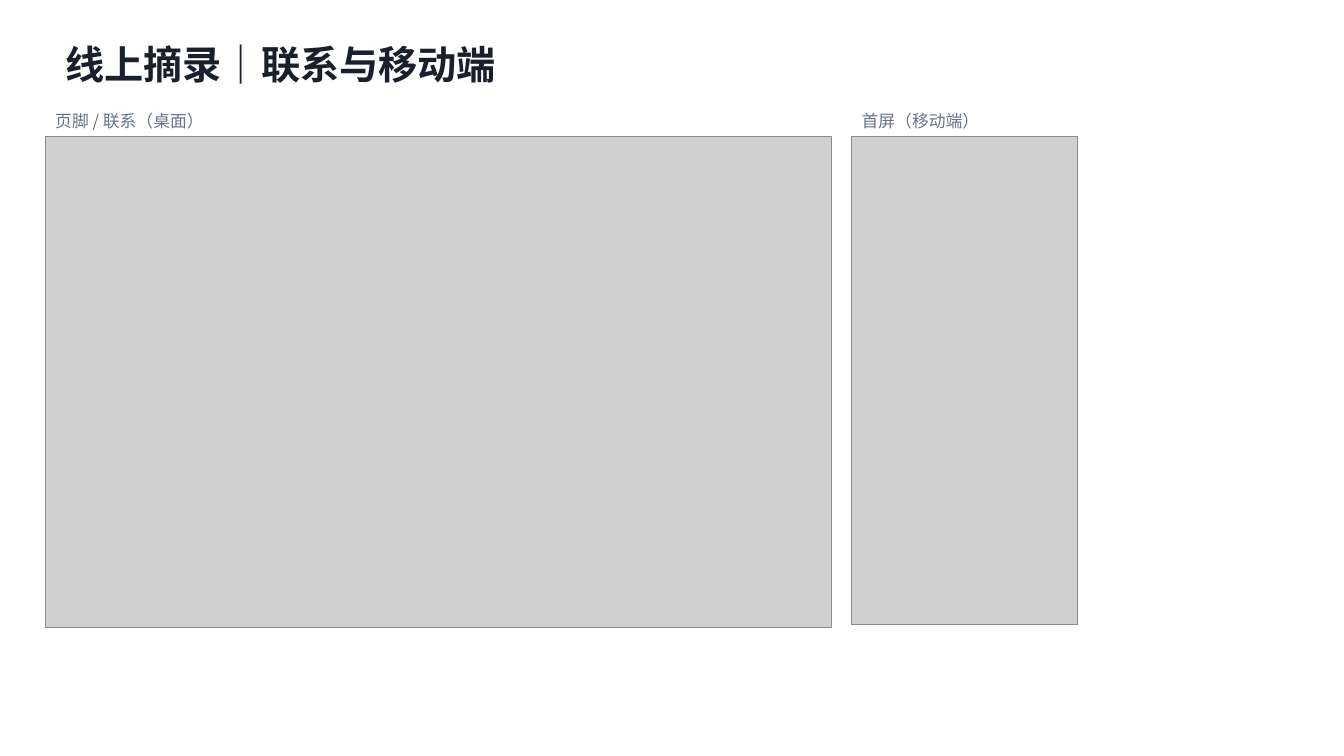
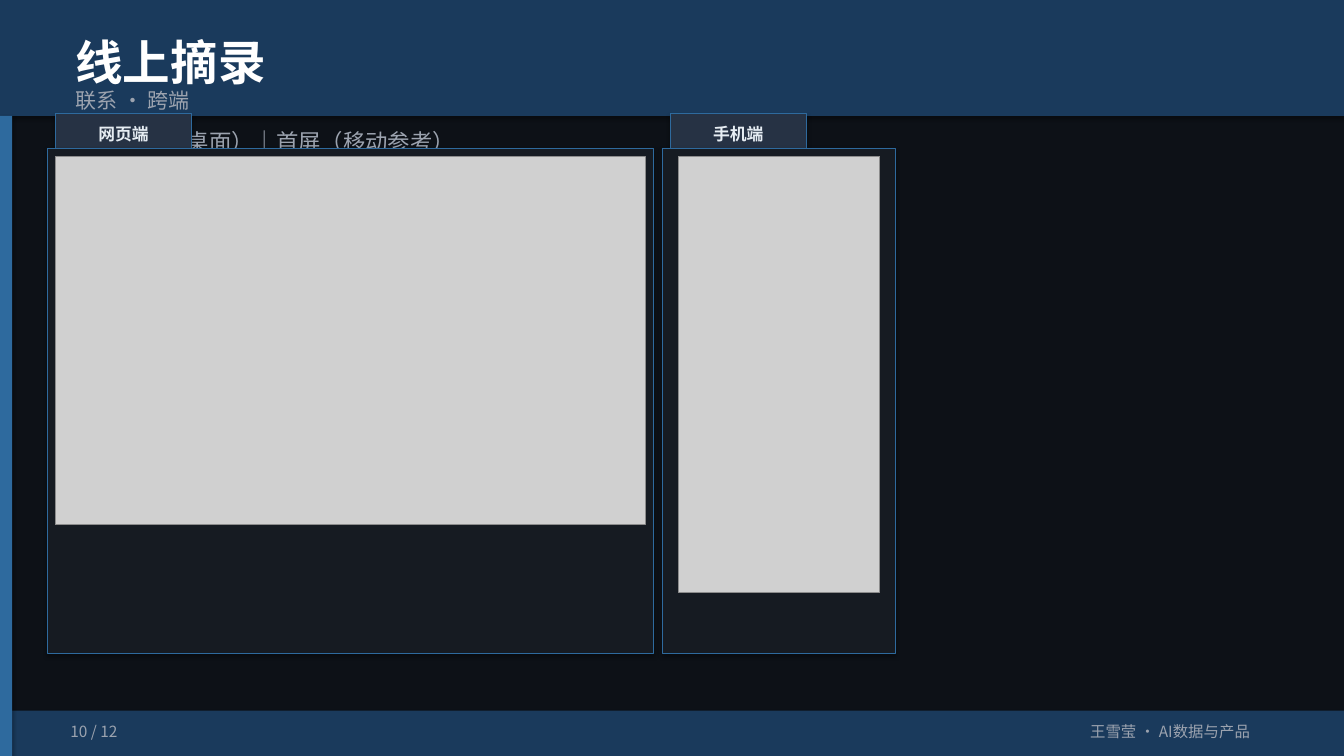
Before and after one commit to HSDCT1230/hsdct, a slide deck: slide 10 of portfolio/xolome-portfolio.pptx. Drawn at 1344x756 pixels with LibreOffice and Linux fonts; fonts in the diff are those of the drawing; grey boxes stand for pictures. Boxes give left, top, right and bottom in pixels: in the first picture for what was removed or moved away, otherwise in the second. Text is boxed around its words. In the diff, an @@ line names an element or a change of style, - is before the commit and + after.

```diff
--- a/portfolio/xolome-portfolio.pptx
+++ b/portfolio/xolome-portfolio.pptx
@@ rectangle added at (x1=0, y1=0, x2=1344, y2=756), fill #0D1117 @@
@@ rectangle added at (x1=0, y1=0, x2=1344, y2=116), fill #1A3A5C @@
@@ text at (x1=75, y1=39, x2=265, y2=93): text changed; size 28 to 34 pt; text colour #1A1F2E to #FFFFFF @@
-线上摘录｜联系与移动端
+线上摘录
@@ rectangle added at (x1=0, y1=116, x2=12, y2=756), fill #2E6A9E @@
@@ rectangle added at (x1=55, y1=114, x2=192, y2=152), fill #263244, outline #2E6A9E 0.75 pt @@
@@ text added at (x1=75, y1=90, x2=190, y2=110), 15 pt, text #9CA3AF @@
+联系 · 跨端
@@ rectangle added at (x1=670, y1=114, x2=807, y2=152), fill #263244, outline #2E6A9E 0.75 pt @@
@@ text removed at (x1=862, y1=113, x2=979, y2=129) @@
-首屏（移动端）
@@ rectangle added at (x1=47, y1=148, x2=653, y2=653), fill #161B22, outline #2E6A9E 0.75 pt @@
@@ text at (x1=75, y1=127, x2=454, y2=149): text changed; size 12 to 16 pt; text colour #64748B to #9CA3AF @@
-页脚 / 联系（桌面）
+页脚联系（桌面）｜首屏（移动参考）
@@ text added at (x1=98, y1=123, x2=148, y2=145), 12 pt, text #E6EDF3, bold @@
+网页端
@@ rectangle added at (x1=662, y1=148, x2=895, y2=653), fill #161B22, outline #2E6A9E 0.75 pt @@
@@ text added at (x1=713, y1=126, x2=763, y2=142), 12 pt, text #E6EDF3, bold @@
+手机端
@@ picture resized from (x1=45, y1=136, x2=832, y2=628) to (x1=55, y1=156, x2=645, y2=525) @@
@@ picture resized from (x1=852, y1=136, x2=1078, y2=625) to (x1=679, y1=156, x2=880, y2=593) @@
@@ rectangle added at (x1=0, y1=711, x2=1344, y2=756), fill #1A3A5C @@
@@ text added at (x1=70, y1=725, x2=117, y2=737), 11 pt, text #9CA3AF @@
+10 / 12
@@ text added at (x1=1090, y1=724, x2=1250, y2=738), 11 pt, text #9CA3AF @@
+王雪莹 · AI数据与产品
```
Also in this commit, not shown: 10 other slides changed, 1 slide added, 1 slide removed, 1 other file.
